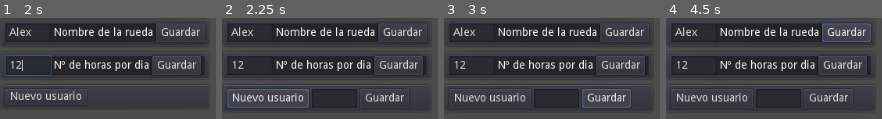
Above: before the commit, frames 1-4 (left to right).
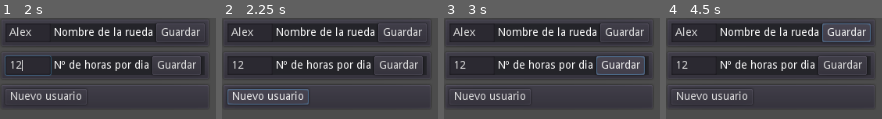
Above: after the commit, the same moments.

Repository: juanantoniogit/Rueda_v1.0
Game: Godot game, scene res://Menu principal/MenuPincipal.tscn
Two runs of this game, one before a commit and one after it. Both use one fixed random seed, a clock stepped at 60 frames per second and the inputs below.
Inputs (mouse positions are in pixels of both pictures, inside the frame that each line leads up to):
- Up to frame 1 (2 s): click "Nueva rueda" at 0.5 s; click (28, 33) at 1.27 s; type "Alex" at 1.35 s; click (28, 65) at 1.5 s; type "12" at 1.58 s
- Up to frame 2 (2.25 s): click "Nuevo usuario" at 2 s
- Up to frame 3 (3 s): click "Guardar" at 2.75 s
- Up to frame 4 (4.5 s): click "Nuevo usuario" at 3.5 s; click "Guardar" at 4.25 s

Frame 1 is identical in both runs. In frame 2, 3.4% of the frame differs, in the area x 2-85%, y 70-90%; in frame 3, 3.9%, in the area x 5-94%, y 37-90%; in frame 4, 2.6%.
Error before the commit: Invalid operands 'String' and 'int' in operator '/'. (res://Configuracion/Configuracion.gd:26)
Error after the commit: Parse Error: Invalid operand types ("Node" and "String") to operator "+". (res://Configuracion/Configuracion.gd:55)

Commit message:
Update Configuracion.gd

Diff:
--- a/Configuracion/Configuracion.gd
+++ b/Configuracion/Configuracion.gd
@@ -1,6 +1,7 @@
 extends Control
 
 onready var user = load("res://Configuracion/configuracion de usuario/Config Usuario.tscn").instance()
+onready var confiUser = load("res://Configuracion/configuracion de usuario/Config Usuario.tscn").instance()
 
 
 #func _ready():
@@ -45,8 +46,12 @@
 	Global.numUser += 1
 	Global.nombreUser = userName
 	print (Global.numUser)
+#_________Instancio un boton con el nombre del nuevo usuario
 	var usuario = Button.new()
 	usuario.set_name(userName)
 	usuario.set_text(userName)
 	$VBoxContainer/Usuarios/HBoxContainer.add_child(usuario)
+#_________
+	print(($"/root/Configuracion/VBoxContainer/Usuarios/HBoxContainer/" + str(userName)).name)
+
 	pass
